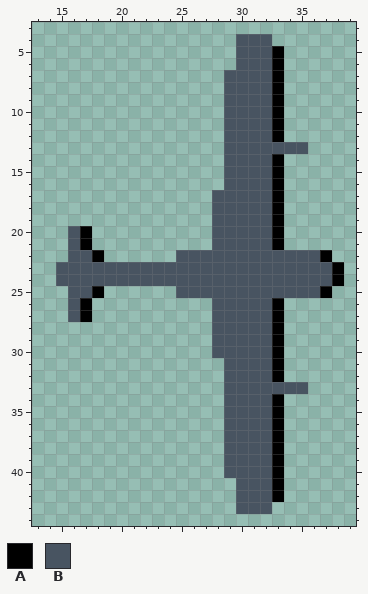
One commit to this pixel-art sprite: assets/a2.png. That is the earlier state.
The file is 48x48 pixels. Shown: x 13..39, y 3..44.
Palette (. is transparent): A #000000  B #485461
Pixels before, first column x 15:
 4 ...............BBB......
 5 ...............BBBA.....
 6 ...............BBBA.....
 7 ..............BBBBA.....
 8 ..............BBBBA.....
 9 ..............BBBBA.....
10 ..............BBBBA.....
11 ..............BBBBA.....
12 ..............BBBBA.....
13 ..............BBBBBBB...
14 ..............BBBBA.....
15 ..............BBBBA.....
16 ..............BBBBA.....
17 .............BBBBBA.....
18 .............BBBBBA.....
19 .............BBBBBA.....
20 .BA..........BBBBBA.....
21 .BA..........BBBBBA.....
22 .BBA......BBBBBBBBBBBBA.
23 BBBBBBBBBBBBBBBBBBBBBBBA
24 BBBBBBBBBBBBBBBBBBBBBBBA
25 .BBA......BBBBBBBBBBBBA.
26 .BA..........BBBBBA.....
27 .BA..........BBBBBA.....
28 .............BBBBBA.....
29 .............BBBBBA.....
30 .............BBBBBA.....
31 ..............BBBBA.....
32 ..............BBBBA.....
33 ..............BBBBBBB...
34 ..............BBBBA.....
35 ..............BBBBA.....
36 ..............BBBBA.....
37 ..............BBBBA.....
38 ..............BBBBA.....
39 ..............BBBBA.....
40 ..............BBBBA.....
41 ...............BBBA.....
42 ...............BBBA.....
43 ...............BBB......
The result:
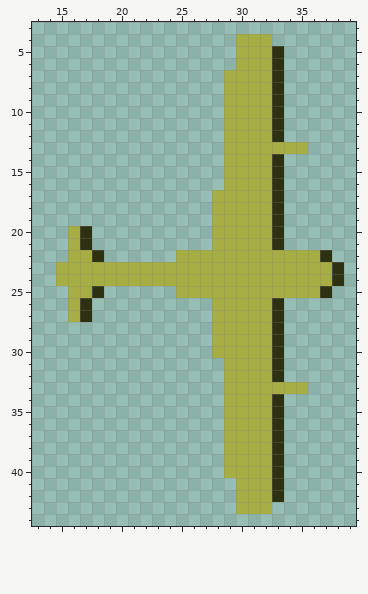
From old to new:
colour A: #000000 -> #2e3012
colour B: #485461 -> #a6ad42
Changed places in both pictures, as pixel boxes (x1, y1, x2, y2):
changed: (56, 34, 344, 514)
